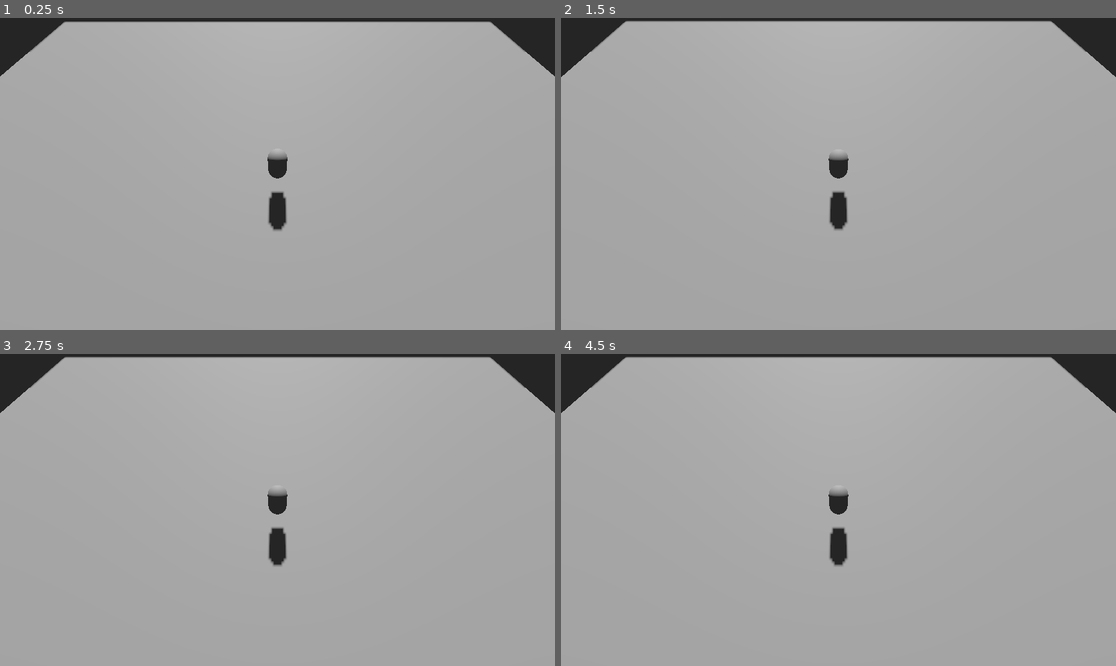
Above: before the commit, frames 1-4 (two rows, left to right).
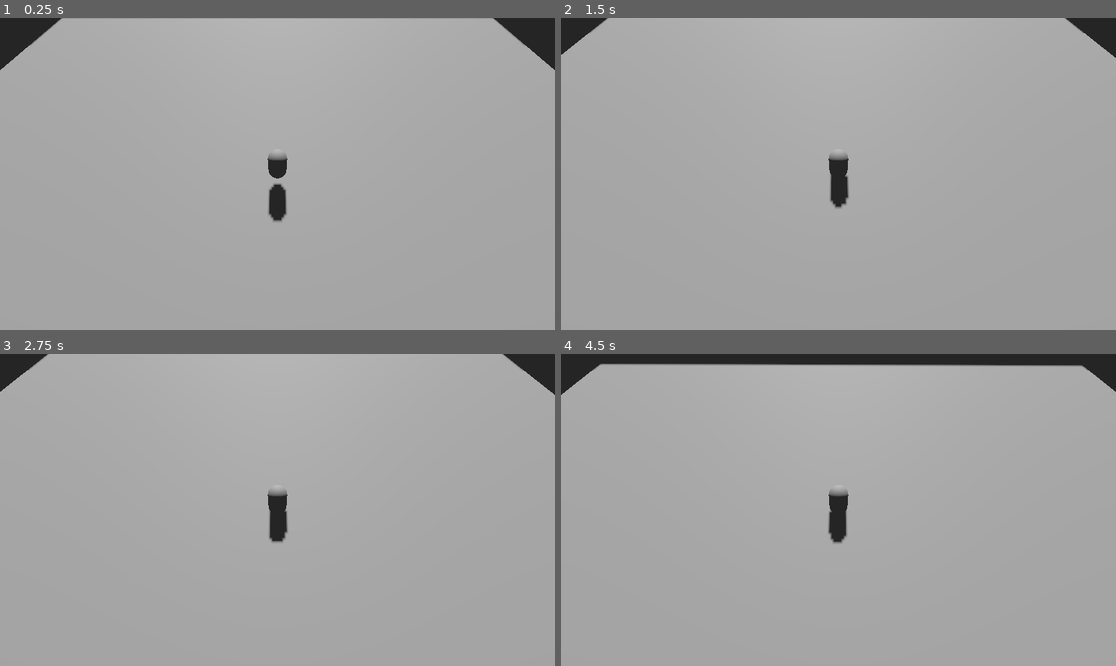
Above: after the commit, the same moments.

Repository: xtianarabia/A-MobileGame
Game: Godot game, scene res://scenes/main.tscn
The game is run twice, just before and just after one commit, with the same random seed, the same clock (stepped at 60 frames per second) and the same inputs.
Inputs (mouse positions are in pixels of both pictures, inside the frame that each line leads up to):
- Up to frame 1 (0.25 s): no input
- Up to frame 2 (1.5 s): tap Enter at 0.5 s; move the mouse to (960, 158) at 0.52 s; hold Right (ui_right) 0.53-1.28 s; tap C at 0.6 s; click (960, 158) at 0.67 s; move the mouse to (727, 189) at 1.27 s; hold Down (ui_down) from 1.28 s (still down); tap B at 1.35 s
- Up to frame 3 (2.75 s): move the mouse to (333, 441) at 2.02 s; release Down (ui_down) at 2.03 s; hold Right (ui_right) from 2.03 s (still down); tap E at 2.1 s
- Up to frame 4 (4.5 s): move the mouse to (810, 572) at 2.77 s; release Right (ui_right) at 2.78 s; hold Up (ui_up) 2.78-3.53 s; tap Shift at 2.85 s; click (810, 572) at 2.92 s; move the mouse to (1005, 556) at 3.52 s; hold Left (ui_left) from 3.53 s (still down); tap C at 3.6 s; tap Space at 4.25 s; move the mouse to (672, 463) at 4.27 s; tap B at 4.35 s

The runs differ from the first frame. In frame 1, 1.8% of the frame differs, in the area x 0-100%, y 0-69%; in frame 2, 2.8%; in frame 3, 2.7%; in frame 4, 3.7%, in the area x 0-100%, y 0-68%.
Error before the commit: Parse Error: Expected statement, found "else" instead. (res://scripts/player.gd:151)

Commit message:
fix: Correct invalid if/else syntax in player script
Resolves a parser error caused by using an invalid single-line if/else statement with a semicolon in the `_input` function.

This commit refactors the WASD input handling block to use standard, multiline `if/else` statements, which corrects the syntax and allows the script to be parsed correctly by the Godot engine.

Diff:
--- a/scripts/player.gd
+++ b/scripts/player.gd
@@ -148,10 +148,22 @@
 			Input.action_press("fire", 1.0); Input.action_release("fire")
 
 		if event.keycode == KEY_W:
-			if event.is_pressed(): Input.action_press("ui_up"); else: Input.action_release("ui_up")
+			if event.is_pressed():
+				Input.action_press("ui_up")
+			else:
+				Input.action_release("ui_up")
 		if event.keycode == KEY_S:
-			if event.is_pressed(): Input.action_press("ui_down"); else: Input.action_release("ui_down")
+			if event.is_pressed():
+				Input.action_press("ui_down")
+			else:
+				Input.action_release("ui_down")
 		if event.keycode == KEY_A:
-			if event.is_pressed(): Input.action_press("ui_left"); else: Input.action_release("ui_left")
+			if event.is_pressed():
+				Input.action_press("ui_left")
+			else:
+				Input.action_release("ui_left")
 		if event.keycode == KEY_D:
-			if event.is_pressed(): Input.action_press("ui_right"); else: Input.action_release("ui_right")
+			if event.is_pressed():
+				Input.action_press("ui_right")
+			else:
+				Input.action_release("ui_right")
